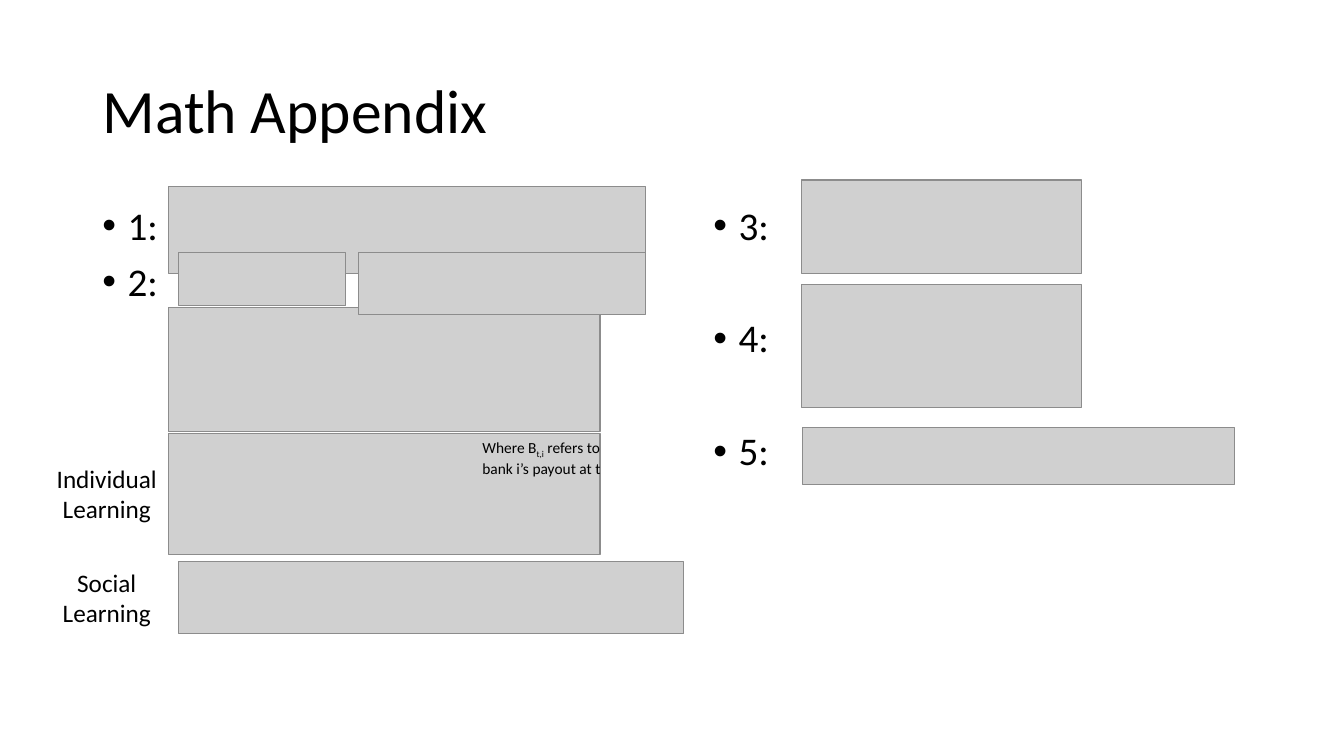
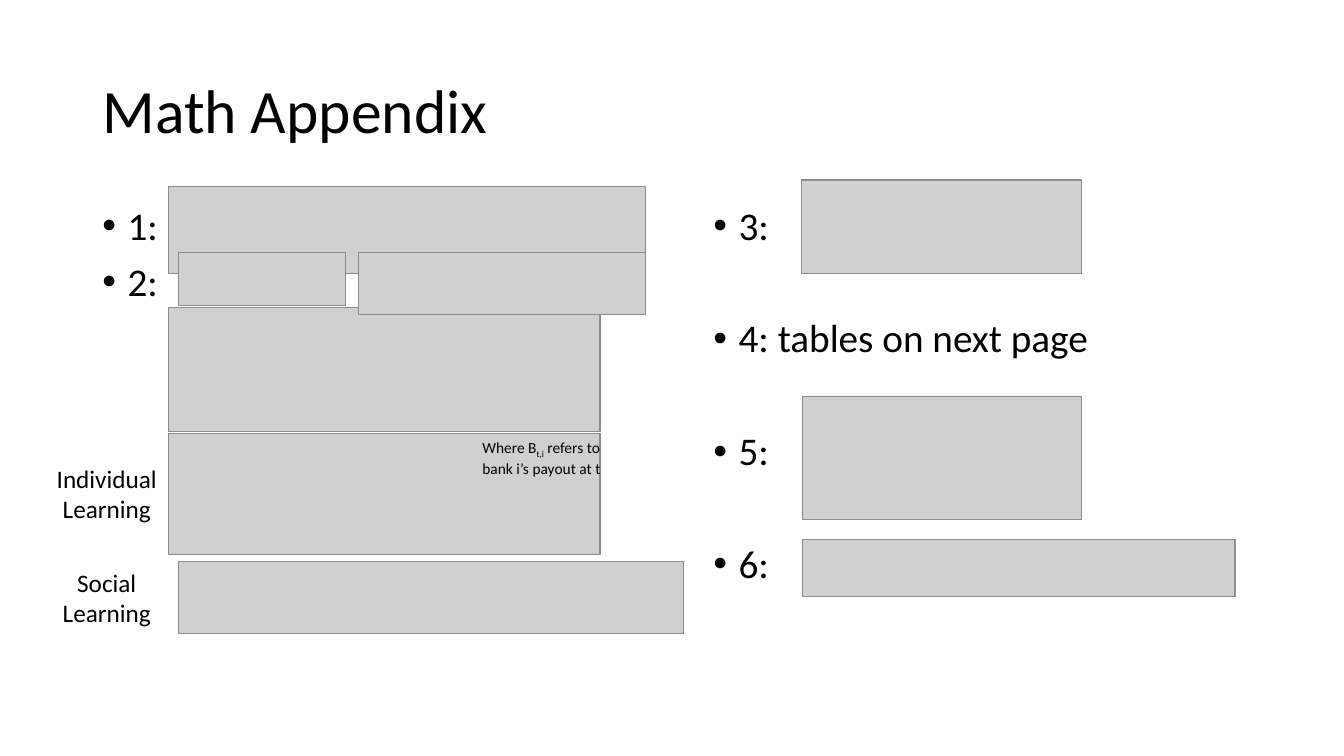
Before and after one commit to anihamde/cba-research, a slide deck: slide 25 of Suresh_CBA_Presentation.pptx. Drawn at 1344x756 pixels with LibreOffice and Linux fonts; fonts in the diff are those of the drawing; grey boxes stand for pictures. Boxes give left, top, right and bottom in pixels: in the first picture for what was removed or moved away, otherwise in the second. Text is boxed around its words. In the diff, an @@ line names an element or a change of style, - is before the commit and + after.

Commit message:
Fixed some typos

```diff
--- a/Suresh_CBA_Presentation.pptx
+++ b/Suresh_CBA_Presentation.pptx
@@ text at (x1=739, y1=324, x2=1088, y2=359): text changed @@
-• 4:
+• 4: tables on next page
@@ picture moved from (x1=803, y1=284, x2=1082, y2=407) to (x1=803, y1=397, x2=1082, y2=520) @@
@@ picture moved from (x1=803, y1=427, x2=1235, y2=485) to (x1=804, y1=539, x2=1236, y2=597) @@
@@ text at (x1=739, y1=551, x2=769, y2=579): paragraph added @@
+• 6:
```
Also in this commit, not shown: 16 other slides changed, 1 slide added.
